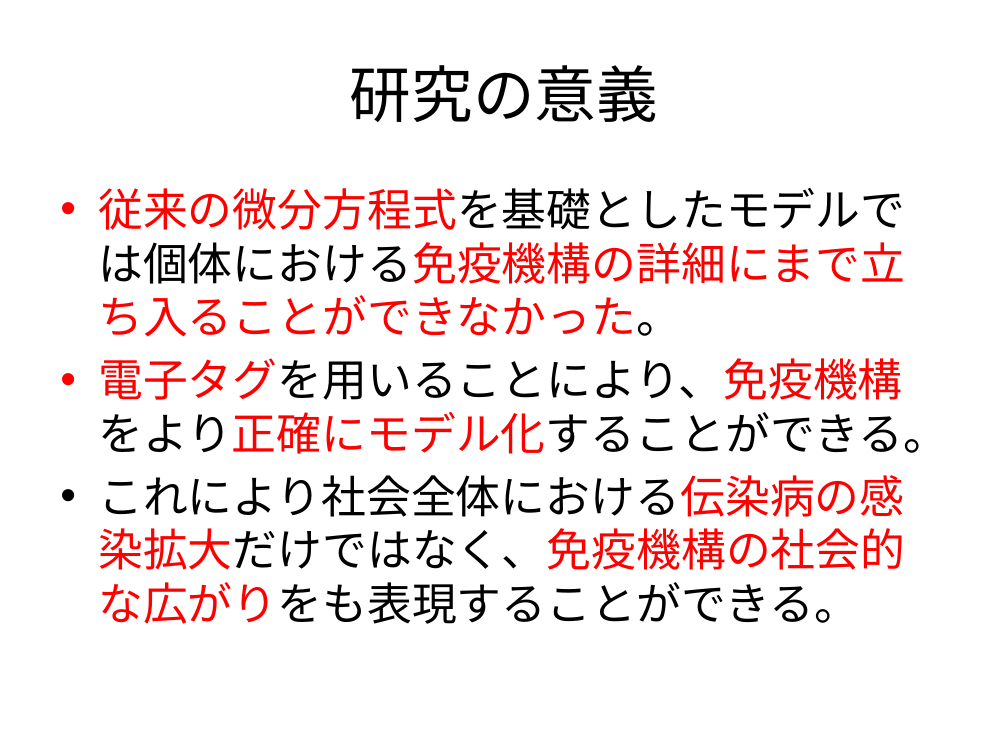
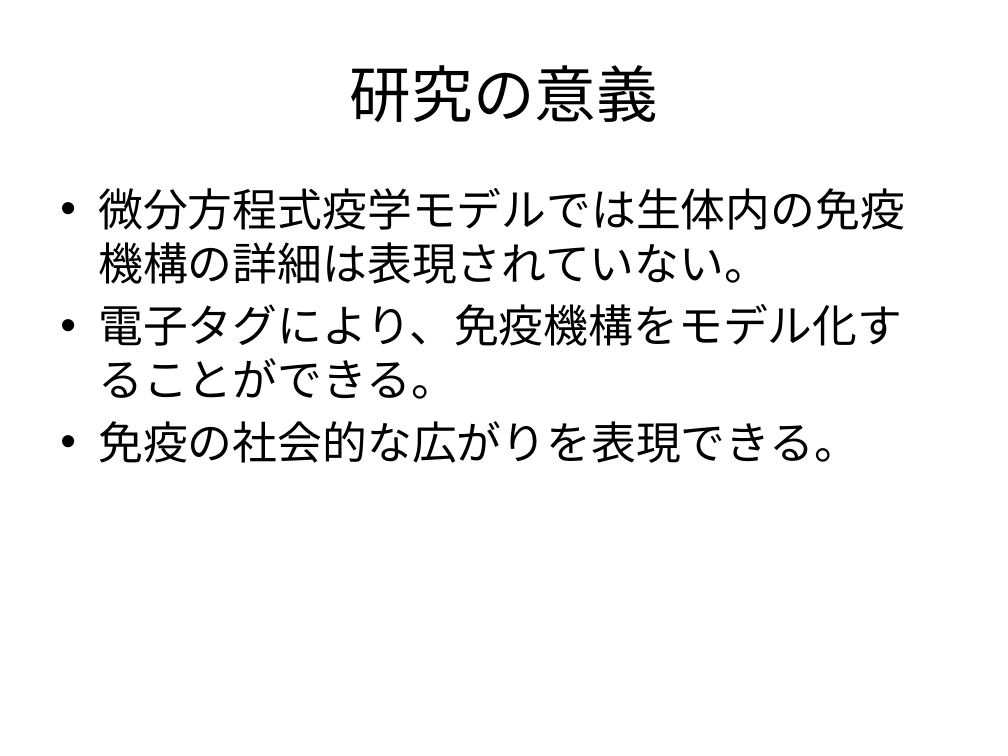
Before and after one commit to nkud/Research-BB, a slide deck: slide 3 of ppt/卒業研究.pptx (slide 4 before the commit). Drawn at 1008x756 pixels with LibreOffice and Linux fonts; fonts in the diff are those of the drawing. Boxes give left, top, right and bottom in pixels: in the first picture for what was removed or moved away, otherwise in the second. Text is boxed around its words. In the diff, an @@ line names an element or a change of style, - is before the commit and + after.

Commit message:
update PPT

```diff
--- a/ppt/卒業研究.pptx
+++ b/ppt/卒業研究.pptx
@@ text at <box>98,188,905,463</box>: text changed @@
-• 従来の微分方程式を基礎としたモデルでは個体における免疫機構の詳細にまで立ち入ることができなかった。
-• 電子タグを用いることにより、免疫機構をより正確にモデル化することができる。
-• これにより社会全体における伝染病の感染拡大だけではなく、免疫機構の社会的な広がりをも表現することができる。
+• 微分方程式疫学モデルでは生体内の免疫機構の詳細は表現されていない。
+• 電子タグにより、免疫機構をモデル化することができる。
+• 免疫の社会的な広がりを表現できる。
```
Also in this commit, not shown: 6 other slides changed, 1 slide added, 4 slides removed.
